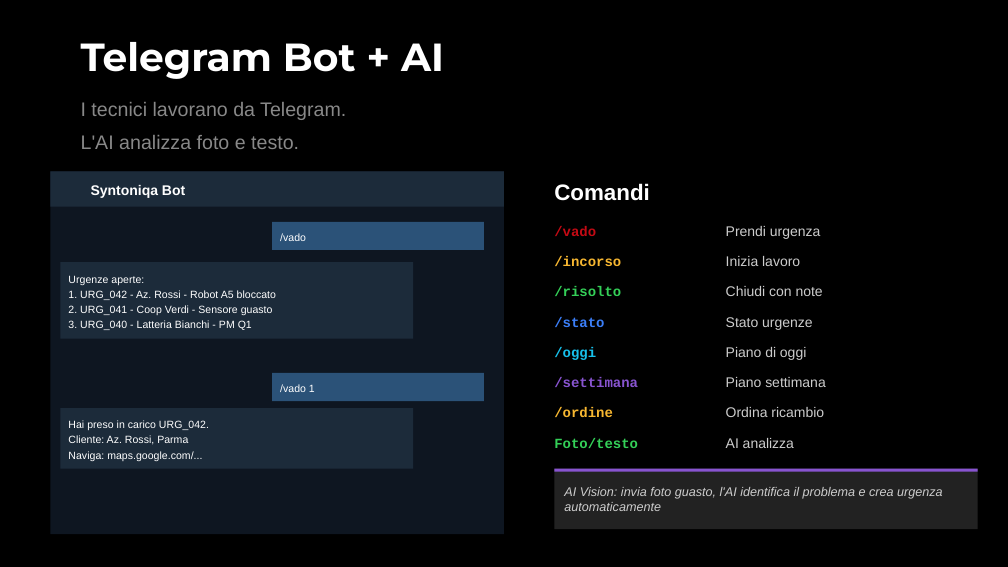
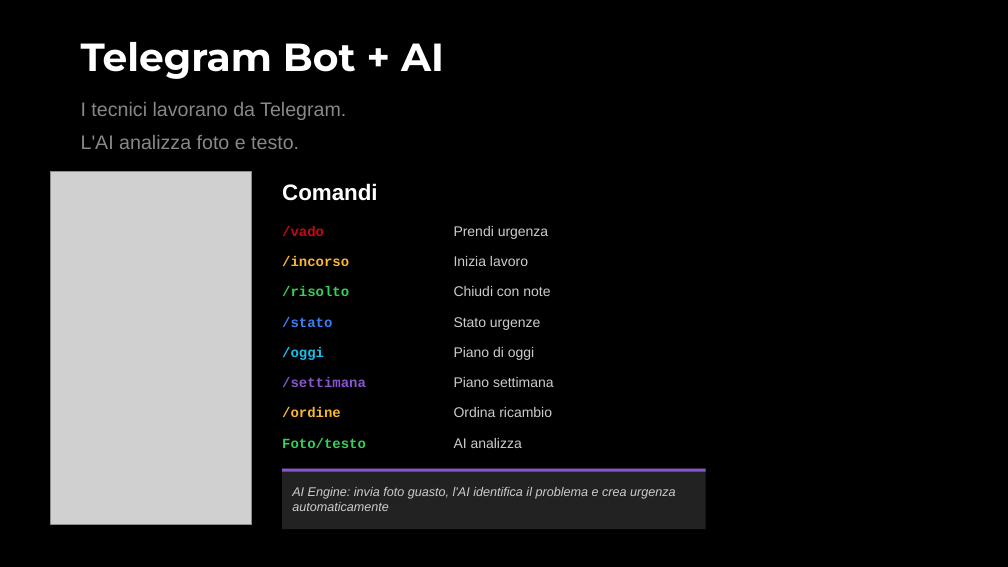
Before and after one commit to fieldforcemrser2026/syntoniqa, a slide deck: slide 6 of docs/01_Executive_Deck.pptx. Drawn at 1008x567 pixels with LibreOffice and Linux fonts; fonts in the diff are those of the drawing; grey boxes stand for pictures. Boxes give left, top, right and bottom in pixels: in the first picture for what was removed or moved away, otherwise in the second. Text is boxed around its words. In the diff, an @@ line names an element or a change of style, - is before the commit and + after.

```diff
--- a/docs/01_Executive_Deck.pptx
+++ b/docs/01_Executive_Deck.pptx
@@ rectangle removed at box(50, 171, 504, 534) @@
@@ rectangle removed at box(50, 171, 504, 207) @@
@@ picture added at box(50, 171, 252, 524) @@
@@ text removed at box(91, 185, 185, 198) @@
-Syntoniqa Bot
@@ rectangle removed at box(272, 222, 484, 250) @@
@@ text "/vado": place and size @@
-text "/vado" at box(280, 233, 306, 241)
+text "/vado" at box(282, 226, 324, 236)
@@ text "/vado" at box(282, 226, 324, 236): size 7.5 to 10 pt, font Arial to Courier New, text colour #FFFFFF to #C30A14, bold on; line spacing 1.2 to 1 @@
@@ text removed at box(554, 226, 596, 236) @@
-/vado
@@ rectangle removed at box(60, 262, 413, 339) @@
@@ text removed at box(68, 275, 276, 330) @@
-Urgenze aperte:
-1. URG_042 - Az. Rossi - Robot A5 bloccato
-2. URG_041 - Coop Verdi - Sensore guasto
-3. URG_040 - Latteria Bianchi - PM Q1
@@ rectangle removed at box(272, 373, 484, 401) @@
@@ text removed at box(280, 384, 315, 392) @@
-/vado 1
@@ rectangle removed at box(60, 408, 413, 469) @@
@@ text removed at box(68, 420, 209, 461) @@
-Hai preso in carico URG_042.
-Cliente: Az. Rossi, Parma
-Naviga: maps.google.com/...
@@ 16 texts, 2 rectangles: place and size @@
-16 texts, 2 rectangles at box(554, 183, 978, 529)
+16 texts, 2 rectangles at box(282, 183, 706, 529)
@@ text at box(292, 487, 676, 511): text changed @@
-AI Vision: invia foto guasto, l'AI identifica il problema e crea urgenza automaticamente
+AI Engine: invia foto guasto, l'AI identifica il problema e crea urgenza automaticamente
```
Also in this commit, not shown: 2 other slides changed, 1 slide added, 1 slide removed, 24 other files.
